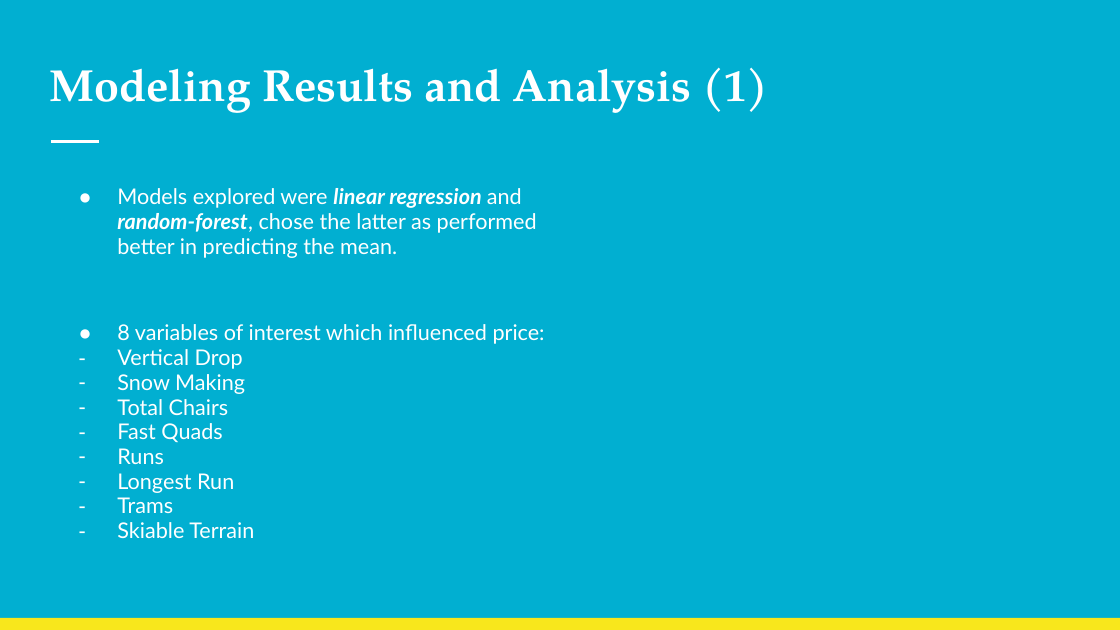
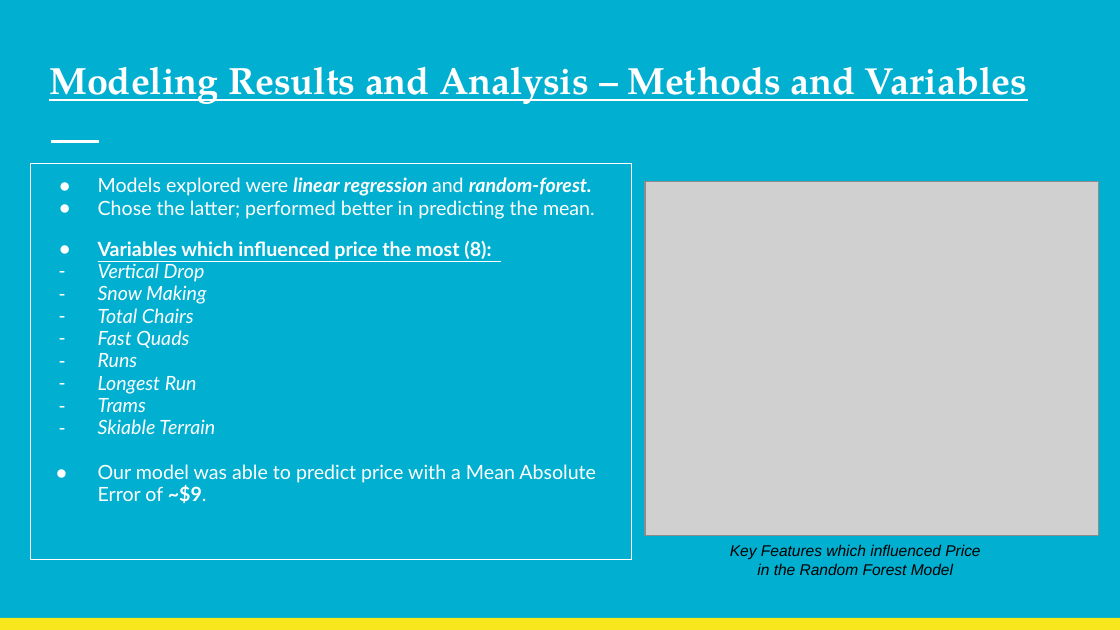
Before and after one commit to benjaminbellman/DataScienceGuidedCapstone, a slide deck: slide 5 of Big_Mountain_Resort_Pricing_Strategy.pptx. Drawn at 1120x630 pixels with LibreOffice and Linux fonts; fonts in the diff are those of the drawing; grey boxes stand for pictures. Boxes give left, top, right and bottom in pixels: in the first picture for what was removed or moved away, otherwise in the second. Text is boxed around its words. In the diff, an @@ line names an element or a change of style, - is before the commit and + after.

```diff
--- a/Big_Mountain_Resort_Pricing_Strategy.pptx
+++ b/Big_Mountain_Resort_Pricing_Strategy.pptx
@@ title at [49,66,1028,104]: text changed; size 28.8 to 24.3 pt @@
-Modeling Results and Analysis (1)
+Modeling Results and Analysis – Methods and Variables
@@ text "Models explored were linear regression ...": place and size @@
-text "Models explored were linear regression ..." at [117,188,545,538]
+text "Models explored were linear regression ..." at [30,164,632,560]
@@ text "Models explored were linear regression ..." at [30,164,632,560]: outline none to #FFFFFF 0.75 pt @@
@@ text at [98,177,595,260]: text changed; size 13.9 to 12.6 pt @@
-● Models explored were linear regression and random-forest, chose the latter as performed better in predicting the mean.
-● 8 variables of interest which influenced price:
+● Models explored were linear regression and random-forest.
+● Chose the latter; performed better in predicting the mean.
+● Variables which influenced price the most (8):
@@ picture added at [645,181,1099,535] @@
@@ text at [98,261,215,434]: size 13.9 to 12.6 pt, italic on in "Vertical Drop", "Snow Making", "Total Chairs", "Fast Quads" and 4 more places @@
@@ text at [98,464,596,503]: paragraph added @@
+● Our model was able to predict price with a Mean Absolute Error of ~$9.
@@ text added at [730,544,980,575], 10 pt, text #000000, italic @@
+Key Features which influenced Price in the Random Forest Model
```
Also in this commit, not shown: 8 other slides changed, 1 slide added, 1 slide removed, 2 other files.
